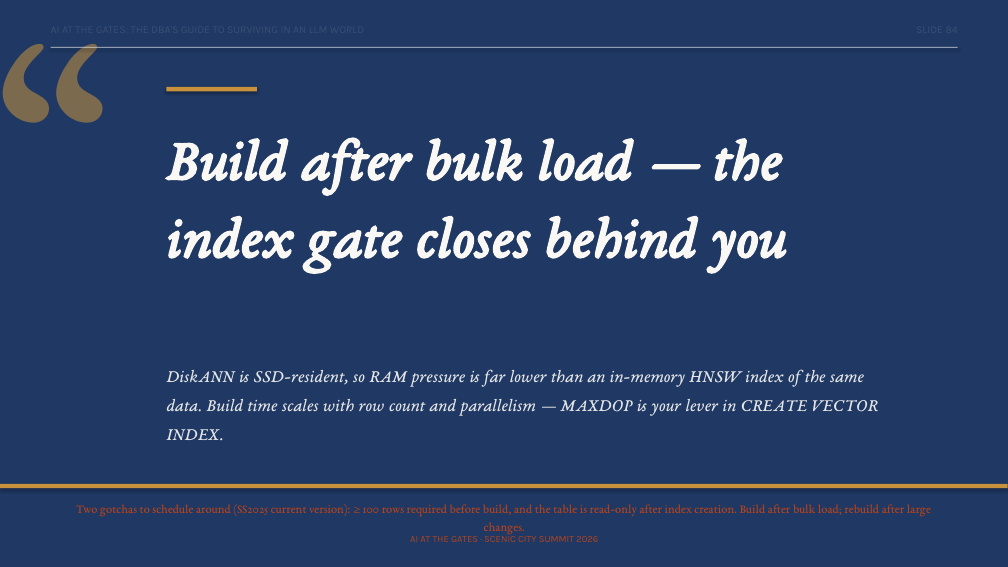
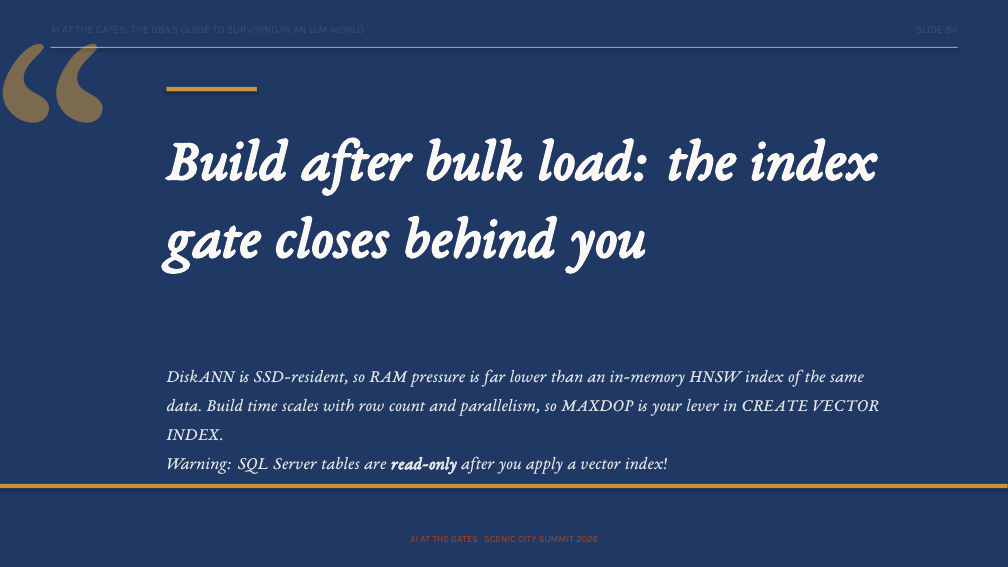
Before and after one commit to feaselkl/AI-at-the-Gates, a slide deck: slide 84 of slides/scenic-city-aigates-precon.pptx. Drawn at 1008x567 pixels with LibreOffice and Linux fonts; fonts in the diff are those of the drawing. Boxes give left, top, right and bottom in pixels: in the first picture for what was removed or moved away, otherwise in the second. Text is boxed around its words. In the diff, an @@ line names an element or a change of style, - is before the commit and + after.

```diff
--- a/slides/scenic-city-aigates-precon.pptx
+++ b/slides/scenic-city-aigates-precon.pptx
@@ text at [166, 137, 877, 271]: text changed @@
-Build after bulk load — the index gate closes behind you
+Build after bulk load: the index gate closes behind you
@@ text at [166, 369, 879, 474]: text changed @@
-DiskANN is SSD-resident, so RAM pressure is far lower than an in-memory HNSW index of the same data. Build time scales with row count and parallelism — MAXDOP is your lever in CREATE VECTOR INDEX.
+DiskANN is SSD-resident, so RAM pressure is far lower than an in-memory HNSW index of the same data. Build time scales with row count and parallelism, so MAXDOP is your lever in CREATE VECTOR INDEX.
+Warning: SQL Server tables are read-only after you apply a vector index!
@@ text removed at [76, 504, 931, 535] @@
-Two gotchas to schedule around (SS2025 current version): ≥ 100 rows required before build, and the table is read-only after index creation. Build after bulk load; rebuild after large changes.
```
Also in this commit, not shown: 71 other slides changed, 2 slides added, 2 slides removed.
